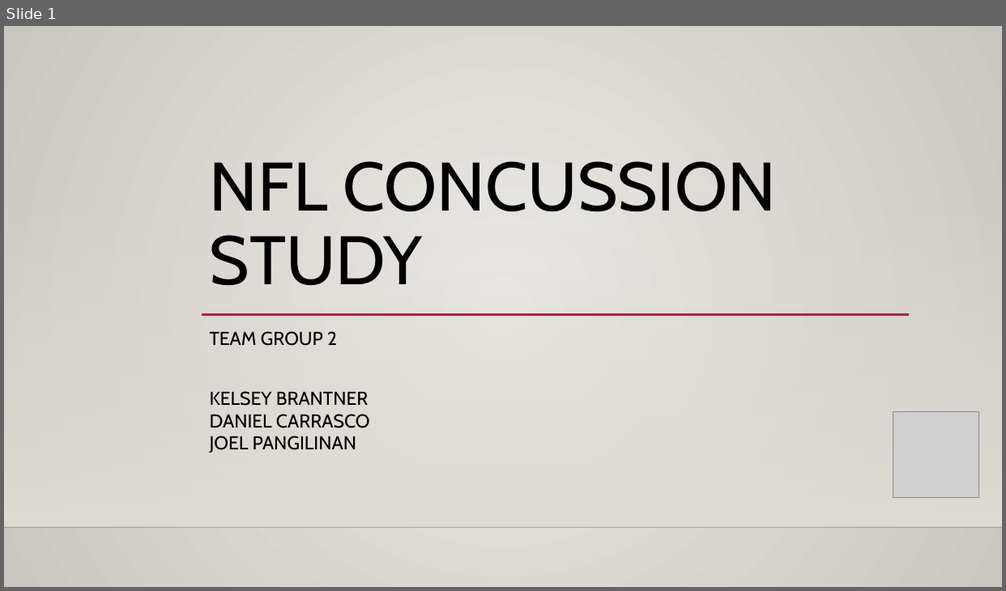
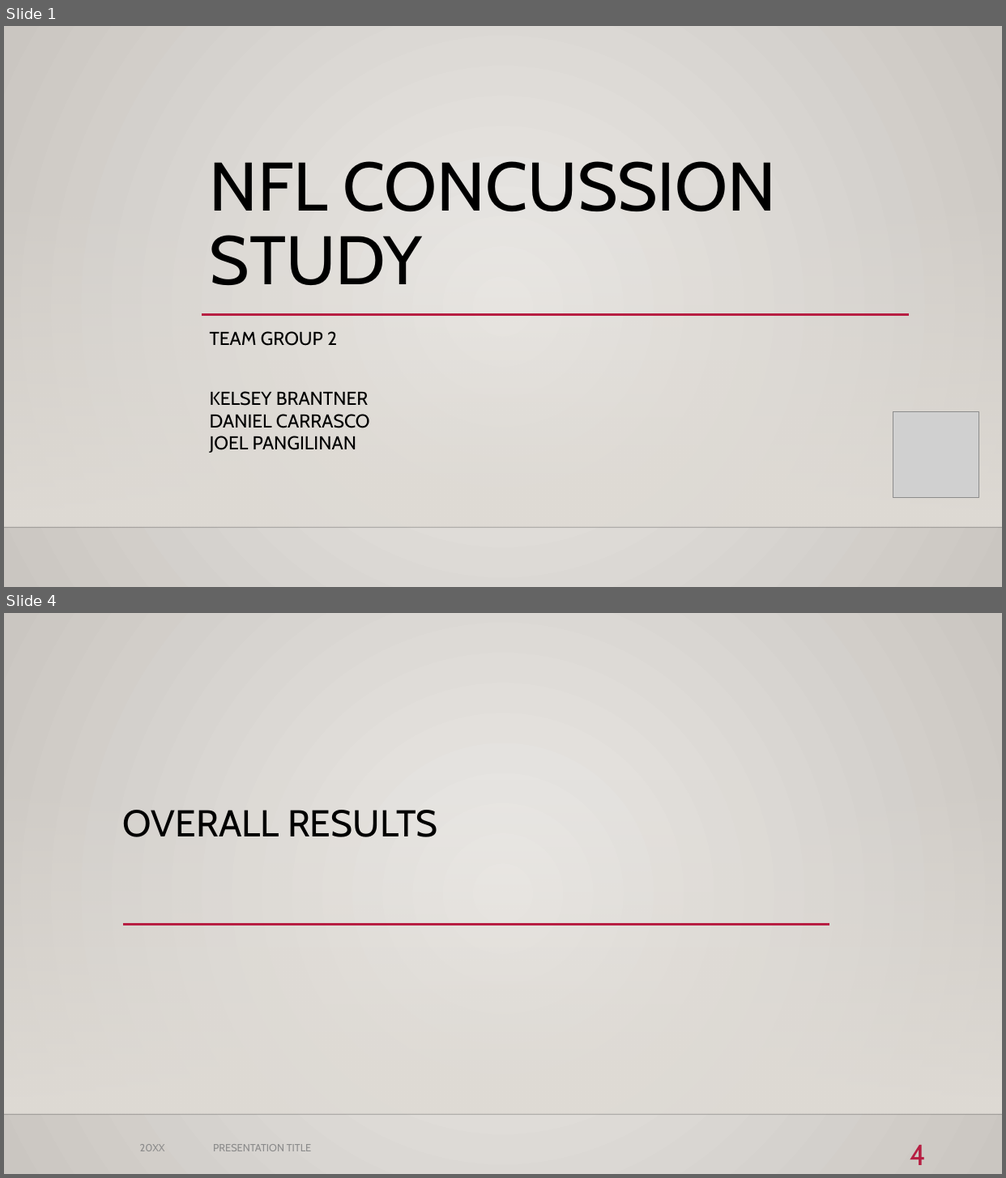
Before and after one commit to DunieCarrasco/nfl_concussion_analysis, a slide deck: NFL_concussion_study.pptx. Shown one above the other, each under a label of ours: slide 1 before the commit, slides 1 and 4 after it; the slides between them are not shown. The pictures are 1006x591 and 1006x1178 pixels, drawn with LibreOffice and Linux fonts; fonts in the diff are those of the drawing; grey boxes stand for pictures; background and template pictures are left out. Boxes give left, top, right and bottom in pixels: in the first picture for what was removed or moved away, otherwise in the second. Text is boxed around its words. In the diff, an @@ line names an element or a change of style, - is before the commit and + after.

```diff
--- a/NFL_concussion_study.pptx
+++ b/NFL_concussion_study.pptx
@@ slide 4 added at <box>4,613,1002,1174</box>, background gradient #ECEAE7 to #CAC7C1; not listed: 2 template elements that a slide beside it also shows @@
@@ title added at <box>123,810,437,837</box>, 36 pt, text #000000 @@
+OVERALL RESULTS
@@ line added from (123, 924) to (829, 924), #B71E42 2.5 pt @@
@@ text added at <box>140,1144,165,1152</box>, 10 pt, text #8C8C8C @@
+20XX
@@ text added at <box>213,1144,311,1152</box>, 10 pt, text #8C8C8C @@
+PRESENTATION TITLE
@@ page number added at <box>910,1145,926,1165</box>, 28 pt, text #B71E42 @@
+4
```
Also in this commit, not shown: 2 slides changed, 10 other slides added.
